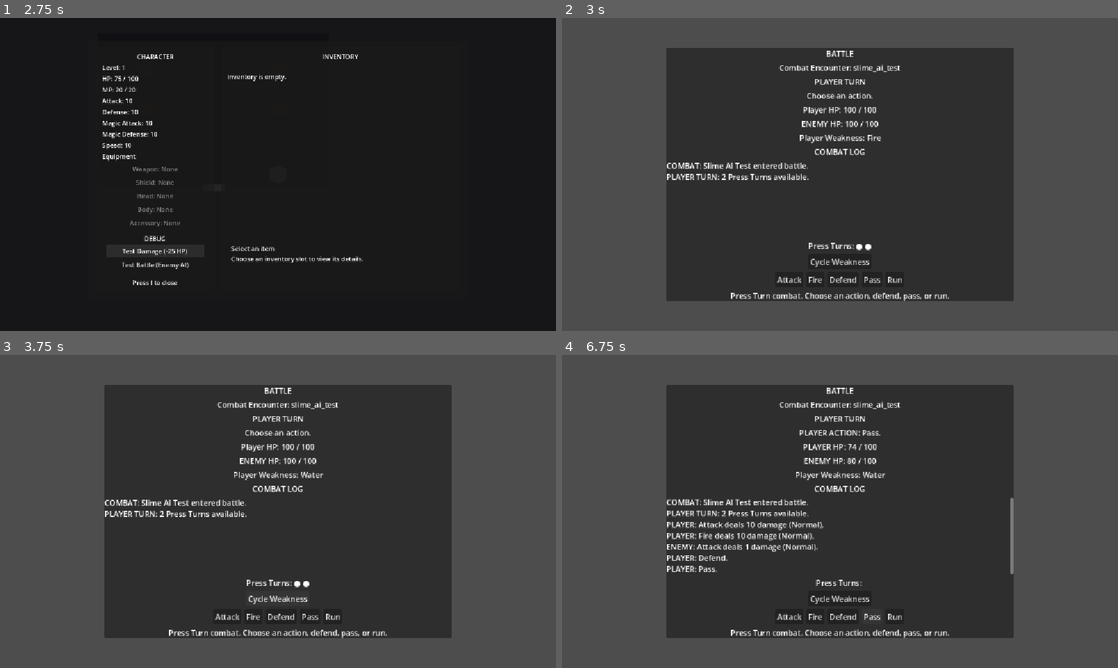
Above: before the commit, frames 1-4 (two rows, left to right).
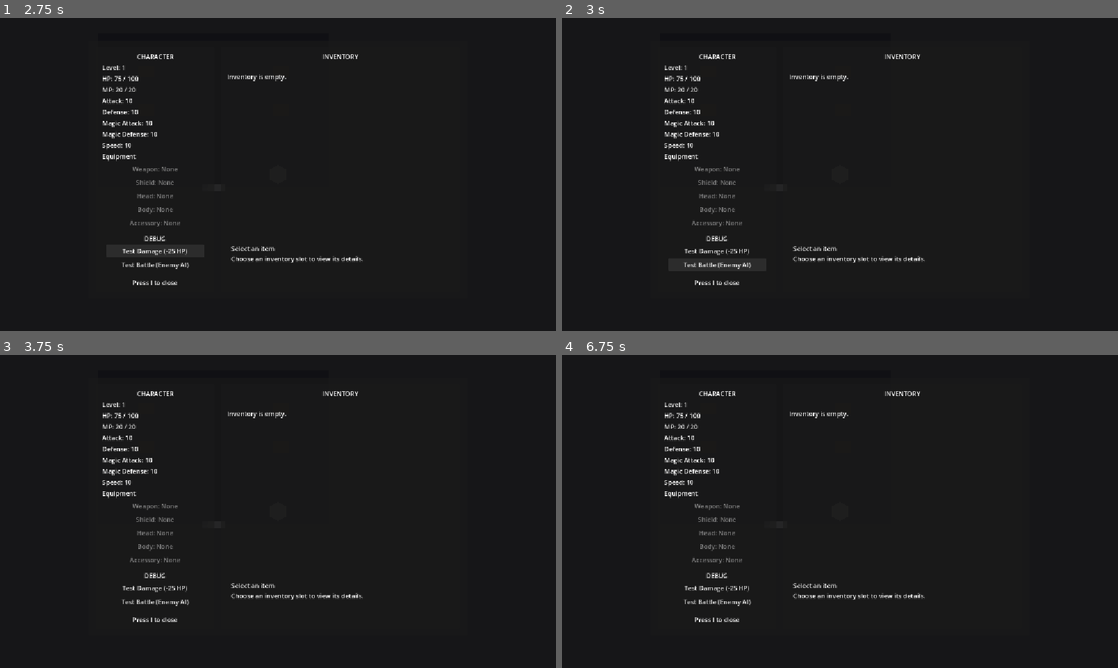
Above: after the commit, the same moments.

Repository: salexume94-pixel/Scripts
Game: Godot game, scene res://scenes/World.tscn
The game is run twice, just before and just after one commit, with the same random seed, the same clock (stepped at 60 frames per second) and the same inputs.
Inputs (mouse positions are in pixels of both pictures, inside the frame that each line leads up to):
- Up to frame 1 (2.75 s): tap Enter at 0.5 s; hold Right (ui_right) 0.53-1.28 s; tap E at 0.6 s; hold Down (ui_down) 1.28-2 s; tap I at 1.35 s; click "Test Damage (-25 HP)" at 2 s
- Up to frame 2 (3 s): click "Test Battle (Enemy AI)" at 2.75 s
- Up to frame 3 (3.75 s): click (278, 599) at 3.5 s, where only the run before the commit has a clickable "Cycle Weakness"
- Up to frame 4 (6.75 s): click (789, 617) at 4.25 s, where only the run before the commit has a clickable "Attack"; click (817, 617) at 5 s, where only the run before the commit has a clickable "Fire"; click (845, 617) at 5.75 s, where only the run before the commit has a clickable "Defend"; click (873, 617) at 6.5 s, where only the run before the commit has a clickable "Pass"

Frame 1 is identical in both runs. In frame 2, 54% of the frame differs, in the area x 0-100%, y 0-100%; in frame 3, 54%; in frame 4, 56%.
Error after the commit: Parse Error: Cannot infer the type of "defensive_factor" variable because the value doesn't have a set type. (res://systems/combat_manager.gd:467)

Commit message:
Add Defensive AI selection and safe action fallback

Diff:
--- a/systems/combat_manager.gd
+++ b/systems/combat_manager.gd
@@ -350,6 +350,12 @@
 
 	var enemy_action: Resource = _select_enemy_action(enemy_data_for_active_combat())
 	if enemy_action == null:
+		# An enemy with no usable actions must never leave combat stuck in Enemy
+		# Turn. Record the edge case and safely return control to the Player.
+		_append_combat_log("ENEMY: No valid action available. Enemy Turn skipped.")
+		active_combat.player_press_turns_remaining = float(active_combat.player_press_turns)
+		active_combat.phase = COMBAT_STATE_SCRIPT.Phase.PLAYER_TURN
+		player_press_turns_changed.emit(active_combat.player_press_turns_remaining)
 		return
 
 	# Store the selected action in CombatState so the presentation layer can
@@ -453,6 +459,13 @@
 				# Aggressive enemies prefer stronger actions while retaining their
 				# configured relative weights.
 				weight *= lerpf(1.0, 2.0, clampf(float(action.power) / float(max_power), 0.0, 1.0))
+			ENEMY_BEHAVIOR_PROFILE.Strategy.DEFENSIVE:
+				# Defensive enemies favor lower-power actions. This is intentionally
+				# expressed as a profile preference so future defensive skills can
+				# use the same selector without requiring enemy-specific code.
+				var power_ratio := clampf(float(action.power) / float(max_power), 0.0, 1.0)
+				var defensive_factor := (1.0 - power_ratio) * behavior.defensive_power_preference
+				weight *= lerpf(1.0, 2.0, defensive_factor)
 			ENEMY_BEHAVIOR_PROFILE.Strategy.WEAKNESS_HUNTER:
 				# First choose whether this turn belongs to the weakness or
 				# non-weakness pool. Then preserve configured weights inside that pool.
@@ -489,6 +502,12 @@
 		return _select_enemy_action_from_pool(enemy_data, behavior, target_weakness_actions)
 
 	if total_weight <= 0.0:
+		# Edge-case safety: if profile rules eliminate every weighted action,
+		# choose the first usable action rather than leaving the encounter stalled.
+		for action in enemy_data.actions:
+			if action != null and action.selection_weight > 0.0:
+				last_enemy_ai_debug.append("AI FALLBACK: %s" % action.display_name)
+				return action
 		return null
 
 	var roll := randf() * total_weight
